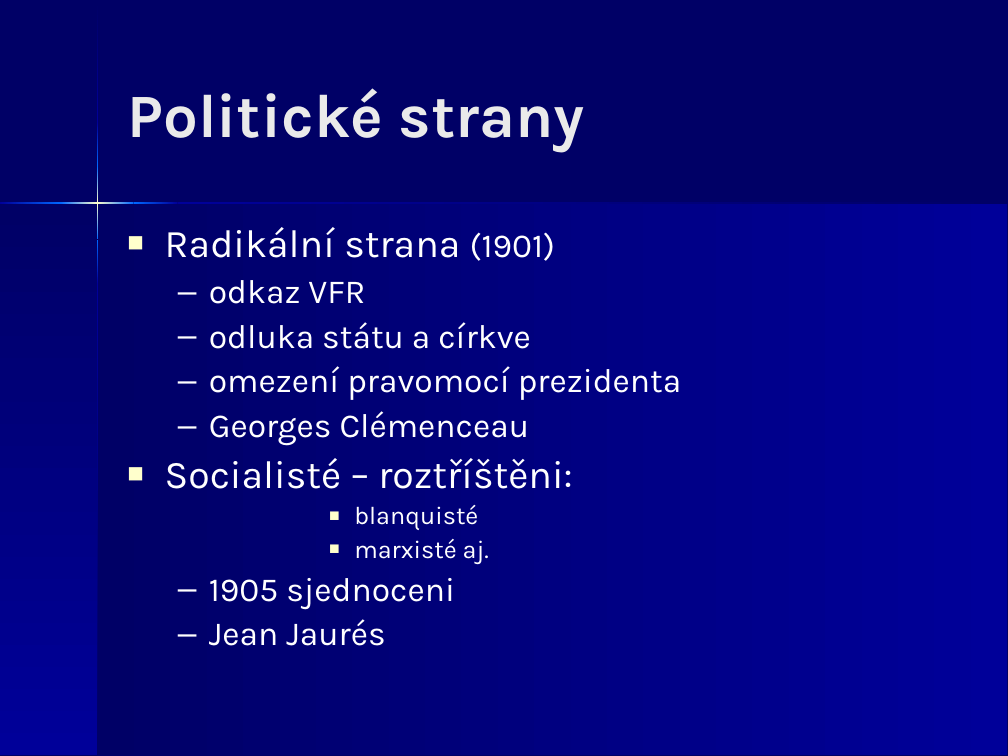
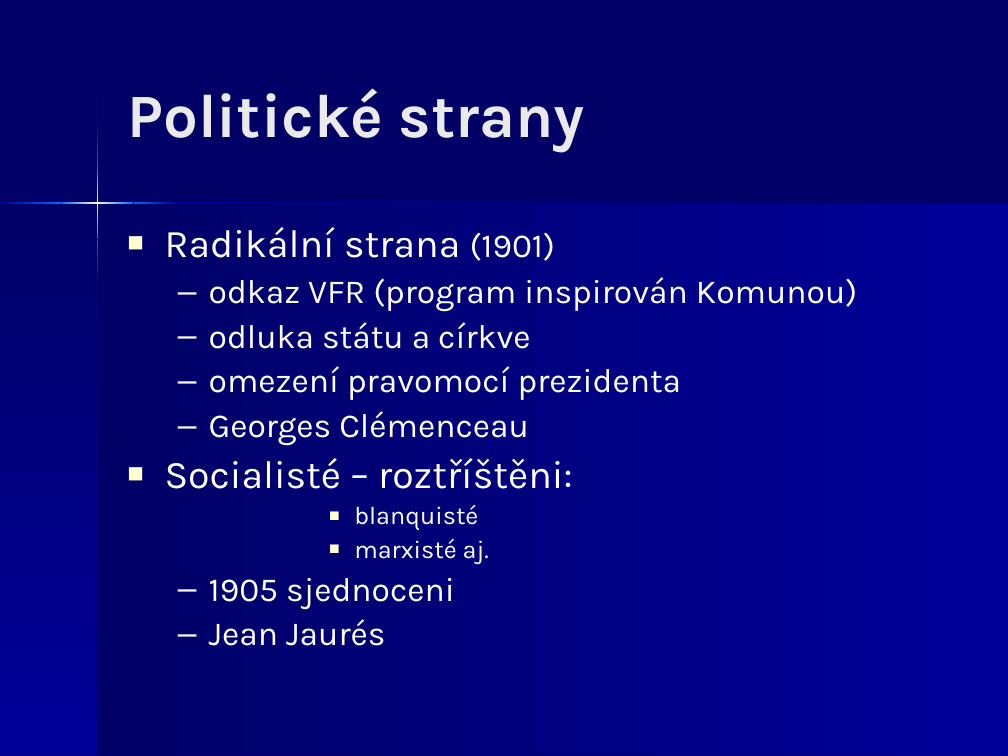
Before and after one commit to JiriKalvoda/zapisky, a slide deck: slide 32 of d/12-MezinarodniVztahy.ppt. Drawn at 1008x756 pixels with LibreOffice and Linux fonts; fonts in the diff are those of the drawing. Boxes give left, top, right and bottom in pixels: in the first picture for what was removed or moved away, otherwise in the second. Text is boxed around its words. In the diff, an @@ line names an element or a change of style, - is before the commit and + after.

```diff
--- a/d/12-MezinarodniVztahy.ppt
+++ b/d/12-MezinarodniVztahy.ppt
@@ text at bbox=[209, 277, 857, 312]: text changed @@
-  – odkaz VFR
+  – odkaz VFR (program inspirován Komunou)
```
Also in this commit, not shown: 33 other slides changed, 1 other file.
